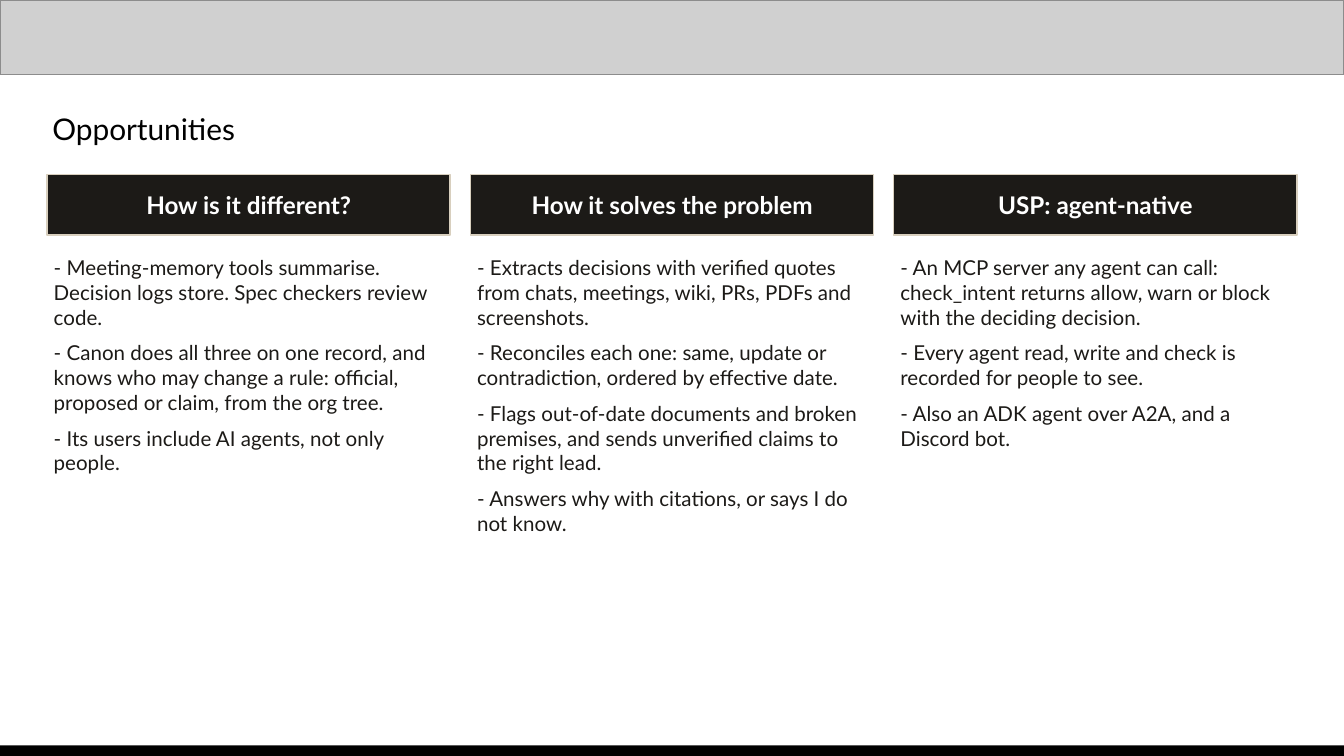
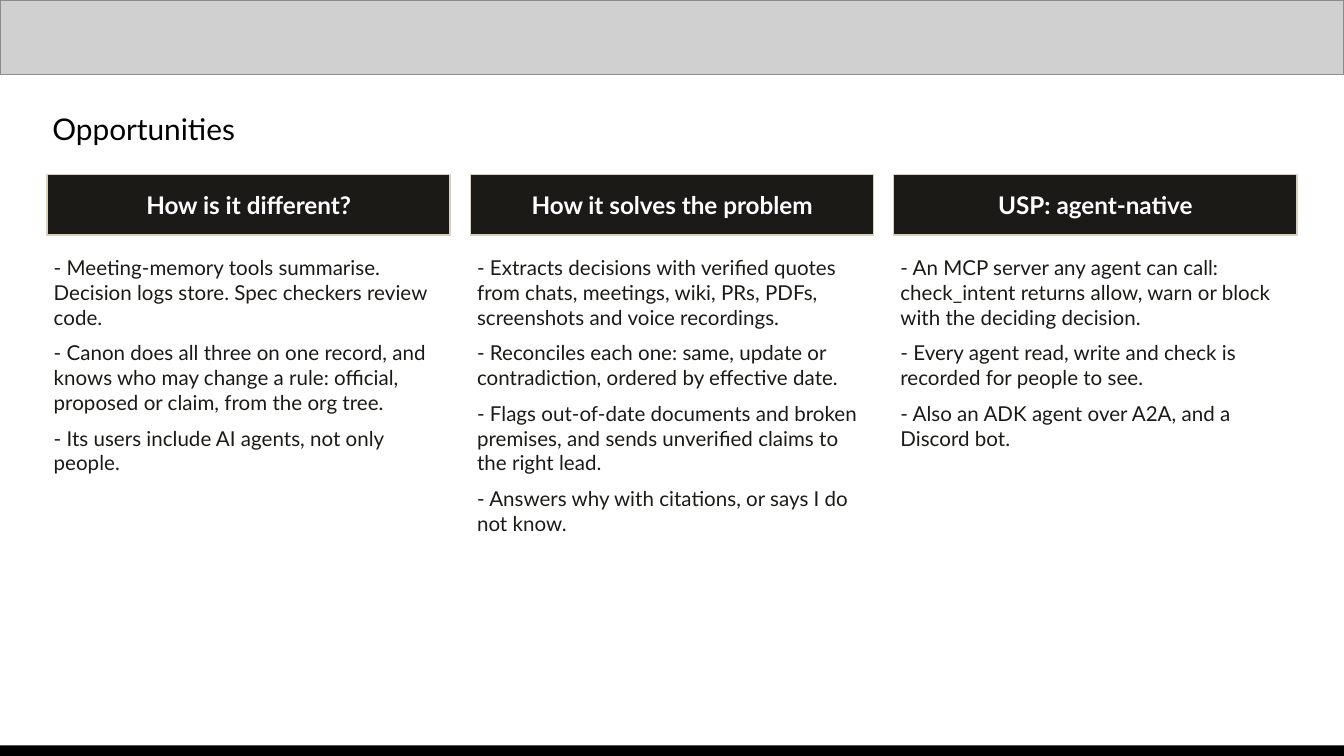
Before and after one commit to tejasnafde/canon, a slide deck: slide 3 of deck/canon-deck.pptx. Drawn at 1344x756 pixels with LibreOffice and Linux fonts; fonts in the diff are those of the drawing; grey boxes stand for pictures. Boxes give left, top, right and bottom in pixels: in the first picture for what was removed or moved away, otherwise in the second. Text is boxed around its words. In the diff, an @@ line names an element or a change of style, - is before the commit and + after.

```diff
--- a/deck/canon-deck.pptx
+++ b/deck/canon-deck.pptx
@@ text at <box>477,260,836,329</box>: text changed @@
-- Extracts decisions with verified quotes from chats, meetings, wiki, PRs, PDFs and screenshots.
+- Extracts decisions with verified quotes from chats, meetings, wiki, PRs, PDFs, screenshots and voice recordings.
```
Also in this commit, not shown: 1 other slide changed, 3 other files.
